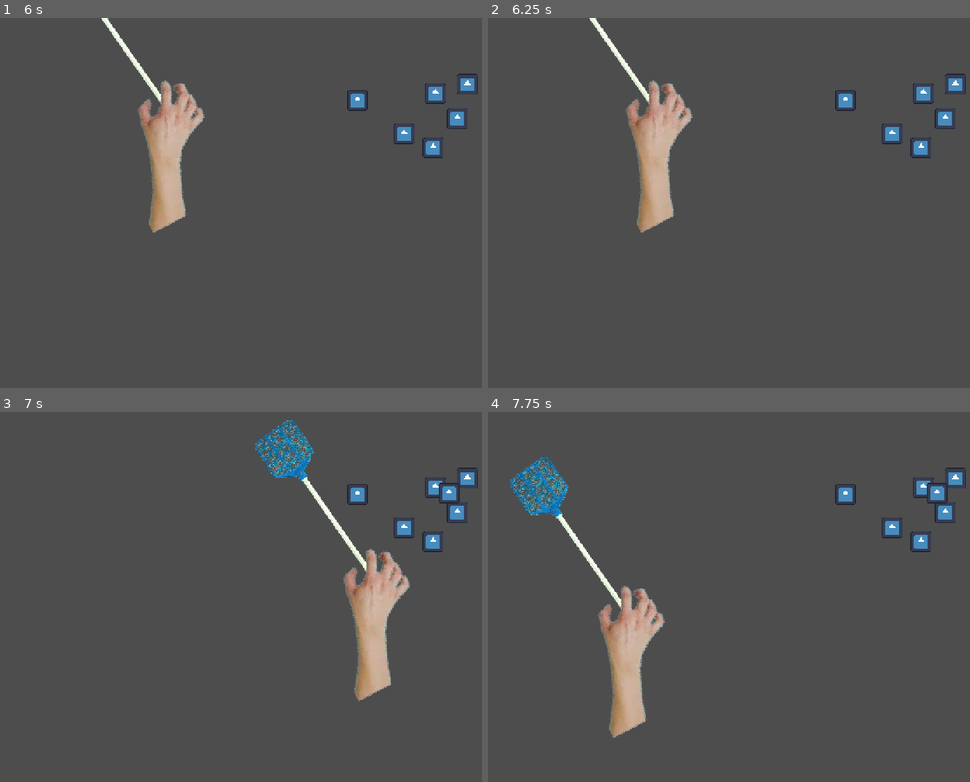
Above: before the commit, frames 1-4 (two rows, left to right).
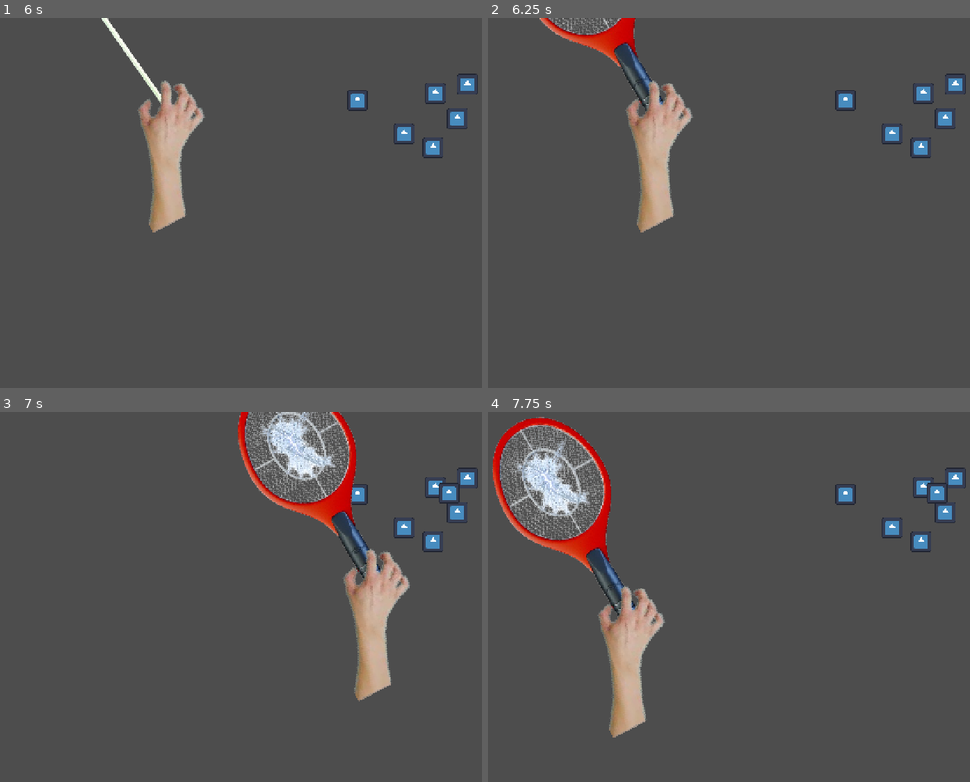
Above: after the commit, the same moments.

Repository: mattismoel/rage-room
Game: Godot game, scene res://scenes/game.tscn
Same seed, same stepped clock (60 frames per second), same inputs: the game is played once before the commit and once after it. The engine's default icon, where the game draws it, is replaced by a stand-in: a white triangle on a blue panel in a dark square.
Inputs (mouse positions are in pixels of both pictures, inside the frame that each line leads up to):
- Up to frame 1 (6 s): tap Enter at 0.5, 2.75, 4.25 s; move the mouse to (375, 184) at 0.52 s; hold Mouse wheel down (next_equipment, bound only after the comm… 0.53-1.28 s; tap Mouse wheel up (prev_equipment, bound only after the commit) at 0.8, 1.35, 2.3 s; tap Space at 1.25, 3.5, 5.75 s; move the mouse to (139, 221) at 1.27 s; tap Mouse wheel down (next_equipment, bound only after the comm… at 1.55, 2.85, 4.55 s; move the mouse to (308, 121) at 2.02 s; press the mouse at (308, 121) at 2.03 s; move the mouse to (221, 277) at 2.77 s; release the mouse at (221, 277) at 2.78 s; move the mouse to (419, 258) at 3.52 s; hold Mouse wheel up (prev_equipment, bound only after the commit) 3.53-4.28 s; move the mouse to (86, 147) at 4.27 s; tap 1 at 4.35 s; move the mouse to (279, 203) at 5.02 s; hold Mouse wheel up (prev_equipment, bound only after the commit) 5.03-5.78 s; tap 2 at 5.1 s; move the mouse to (168, 110) at 5.77 s; tap 9 at 5.85 s
- Up to frame 2 (6.25 s): tap Mouse wheel down (next_equipment, bound only after the comm… at 6.05 s
- Up to frame 3 (7 s): move the mouse to (375, 578) at 6.52 s; hold Mouse wheel down (next_equipment, bound only after the comm… from 6.53 s (still down); tap Mouse wheel up (prev_equipment, bound only after the commit) at 6.8 s
- Up to frame 4 (7.75 s): move the mouse to (627, 615) at 7.27 s; release Mouse wheel down (next_equipment, bound only after the comm… at 7.28 s; tap Mouse wheel up (prev_equipment, bound only after the commit) at 7.35 s; tap Mouse wheel down (next_equipment, bound only after the comm… at 7.55 s

Frame 1 is identical in both runs. In frame 2, 1.7% of the frame differs, in the area x 10-40%, y 0-32%; in frame 3, 5.3%; in frame 4, 6.2%, in the area x 0-31%, y 1-56%.

Commit message:
added equipment cycle wheel

Diff:
--- a/project.godot
+++ b/project.godot
@@ -39,6 +39,18 @@
 , Object(InputEventJoypadButton,"resource_local_to_scene":false,"resource_name":"","device":-1,"button_index":0,"pressure":0.0,"pressed":false,"script":null)
 ]
 }
+next_equipment={
+"deadzone": 0.2,
+"events": [Object(InputEventMouseButton,"resource_local_to_scene":false,"resource_name":"","device":-1,"window_id":0,"alt_pressed":false,"shift_pressed":false,"ctrl_pressed":false,"meta_pressed":false,"button_mask":0,"position":Vector2(0, 0),"global_position":Vector2(0, 0),"factor":1.0,"button_index":5,"canceled":false,"pressed":false,"double_click":false,"script":null)
+, Object(InputEventJoypadMotion,"resource_local_to_scene":false,"resource_name":"","device":-1,"axis":3,"axis_value":1.0,"script":null)
+, Object(InputEventJoypadButton,"resource_local_to_scene":false,"resource_name":"","device":-1,"button_index":3,"pressure":0.0,"pressed":false,"script":null)
+]
+}
+prev_equipment={
+"deadzone": 0.2,
+"events": [Object(InputEventMouseButton,"resource_local_to_scene":false,"resource_name":"","device":-1,"window_id":0,"alt_pressed":false,"shift_pressed":false,"ctrl_pressed":false,"meta_pressed":false,"button_mask":0,"position":Vector2(0, 0),"global_position":Vector2(0, 0),"factor":1.0,"button_index":4,"canceled":false,"pressed":false,"double_click":false,"script":null)
+]
+}
 
 [rendering]
 
--- a/scripts/player/equipment_state.gd
+++ b/scripts/player/equipment_state.gd
@@ -21,7 +21,7 @@
 	if event.is_action_pressed("interact"):
 		loaded_equipment.use(event.position)
 
-	if event is InputEventKey and event.pressed:
+	elif event is InputEventKey and event.pressed:
 		## If keycode is 0, go to idle state (no equipment)
 		if event.keycode == KEY_1:
 			change_state.emit(idle_state)
@@ -30,6 +30,11 @@
 			var digit_pressed: int = -KEY_2 + event.keycode
 			# Switch to equipment state after setting equipment
 			set_equipment_from_index(digit_pressed)
+
+	elif event.is_action_pressed("next_equipment"):
+		next_in_equipment_cycle(1)
+	elif event.is_action_pressed("prev_equipment"):
+		next_in_equipment_cycle(-1)
 
 func set_equipment(equipment: EquipmentEntry) -> void:
 	if loaded_equipment != null:
@@ -42,6 +47,13 @@
 
 	print("Set equipment to %s" % current_equipment_entry.name)
 
+func next_in_equipment_cycle(steps: int) -> void:
+	var index := _entries.find(current_equipment_entry) + steps
+
+	## Restart the loop when last equipment entry is reached
+	index = index - _entries.size() if index >= _entries.size() else index
+	set_equipment_from_index(index)
+
 func set_equipment_from_index(index: int) -> void:
 	# Check that requested equipment index is valid
 	if index < _entries.size():
